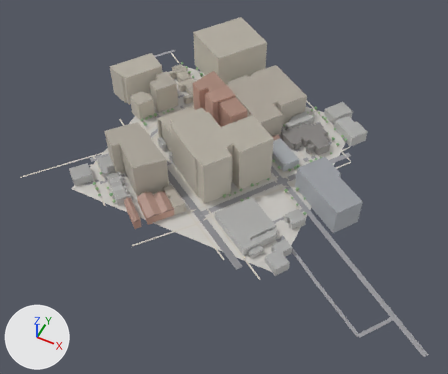
Before and after pictures for a commit that changed the glTF model game/world/tile_-8_3.glb.
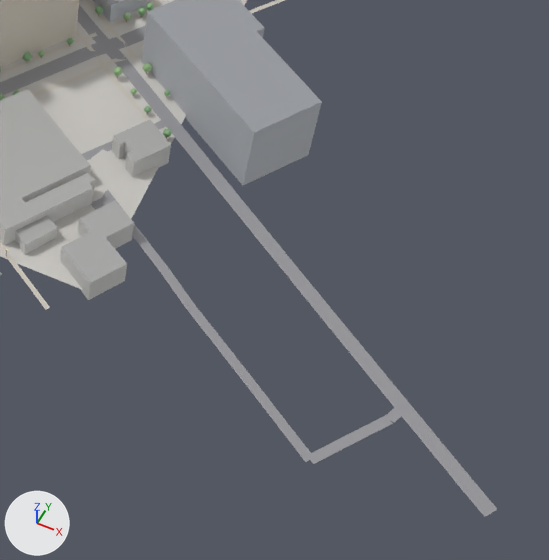
The first picture shows the older version from a 50 mm camera at (-1679.0, -1369.0, 565.0) aimed at (-1895.0, -937.0, 25.0). The close-ups show the older and then the newer version on the part from 54% to 100% of the width and 44% to 100% of the height of that picture. Only the edits that show in the close-ups are written down. The axes (+X, +Y, +Z) are drawn at lower left. The lights are the same throughout. Where no turn or scale is listed for an object, it has been applied to the vertices.

The first close-up shows 'buildings', 'props', 'roads', 'terrain'.
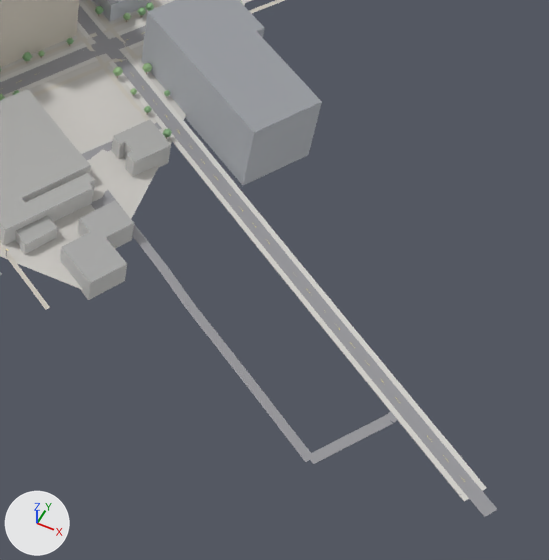
Pixel boxes [x1, y1, x2, y2] of what changed, in the close-ups (549 x 560 px):
'sidewalks', added
    after: [0, 0, 487, 501]
'paths', unchanged, uncovered by the edit
    after: [0, 0, 285, 310]

What changed in the scene script:
```text
Add me_sidewalks:
    me_sidewalks.from_pydata(...)  # 984 vertices, 876 faces; spans x -2054.0..-1635.0, y -1043.0..-811.0, z 26.0..33.0
    me_sidewalks.materials.append(mat_defaultmaterial_003)
Add ob_sidewalks:
    ob_sidewalks = bpy.data.objects.new('sidewalks', me_sidewalks)
    ob_sidewalks.location = (0.0, 0.0, 0.0)
```
